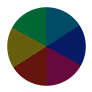
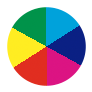
Layer changes from the first 92 × 92 image to the second:
painted on "Ellipse 1" over bbox(7, 7, 86, 86)
